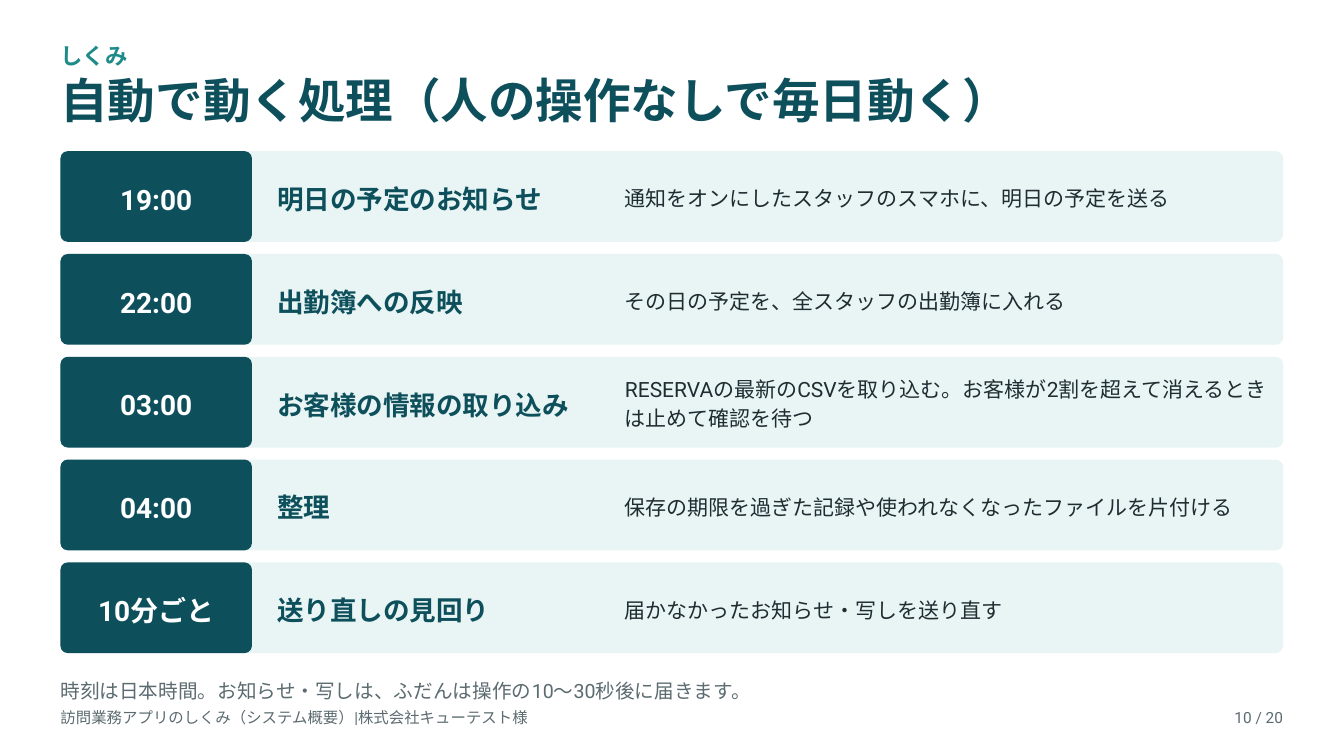
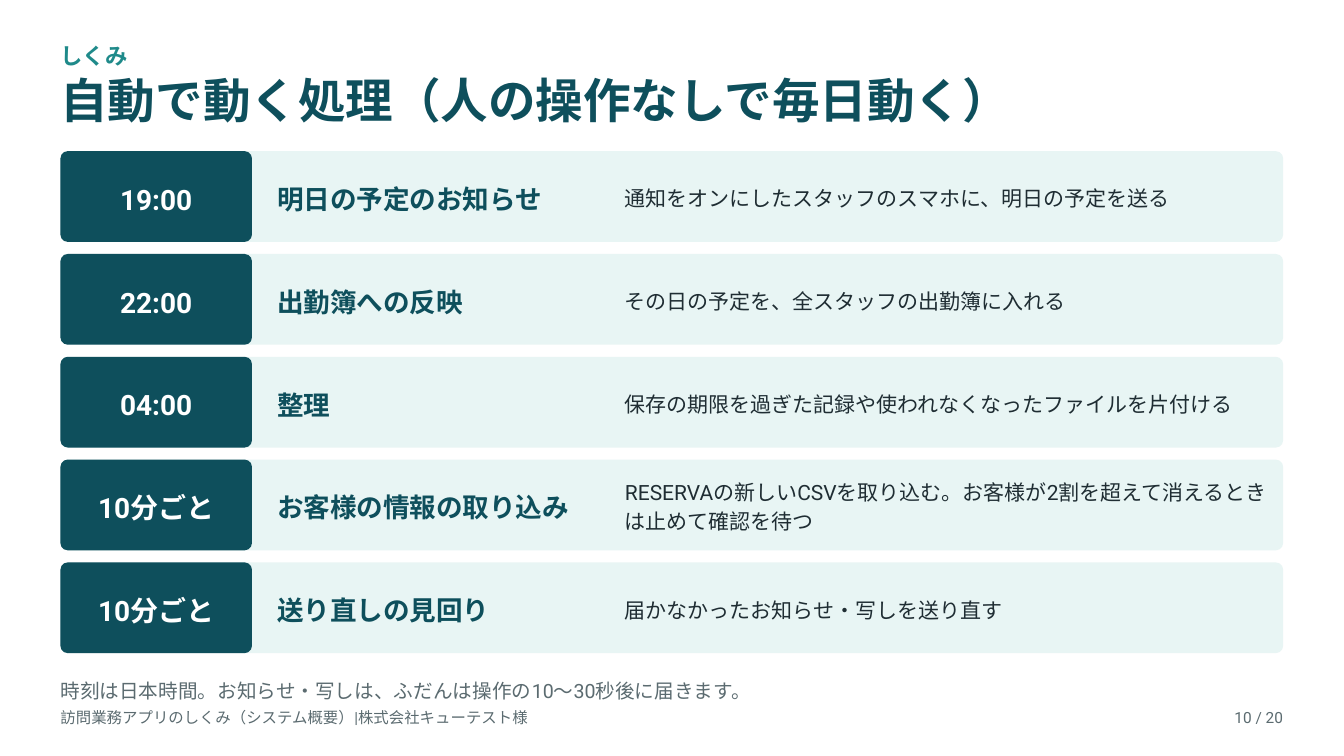
Before and after one commit to katahimo-dev/katahimo-app, a slide deck: slide 10 of doc/partner/システム概要のご説明_キューテスト様.pptx. Drawn at 1344x756 pixels with LibreOffice and Linux fonts; fonts in the diff are those of the drawing. Boxes give left, top, right and bottom in pixels: in the first picture for what was removed or moved away, otherwise in the second. Text is boxed around its words. In the diff, an @@ line names an element or a change of style, - is before the commit and + after.

```diff
--- a/doc/partner/システム概要のご説明_キューテスト様.pptx
+++ b/doc/partner/システム概要のご説明_キューテスト様.pptx
@@ text "整理": place and size @@
-text "整理" at bbox=[277, 494, 330, 519]
+text "整理" at bbox=[277, 392, 330, 417]
@@ text "保存の期限を過ぎた記録や使われなくなったファイルを片付ける": place and size @@
-text "保存の期限を過ぎた記録や使われなくなったファイルを片付ける" at bbox=[625, 497, 1233, 517]
+text "保存の期限を過ぎた記録や使われなくなったファイルを片付ける" at bbox=[625, 394, 1233, 414]
@@ text at bbox=[120, 395, 192, 416]: text changed @@
-03:00
+04:00
@@ text "お客様の情報の取り込み": place and size @@
-text "お客様の情報の取り込み" at bbox=[277, 392, 569, 418]
+text "お客様の情報の取り込み" at bbox=[277, 494, 569, 520]
@@ text at bbox=[98, 494, 214, 521]: text changed @@
-04:00
+10分ごと
@@ text at bbox=[625, 482, 1267, 502]: text changed @@
-RESERVAの最新のCSVを取り込む。お客様が2割を超えて消えるときは止めて確認を待つ
+RESERVAの新しいCSVを取り込む。お客様が2割を超えて消えるときは止めて確認を待つ
```
Also in this commit, not shown: 2 other slides changed, 5 other files.
